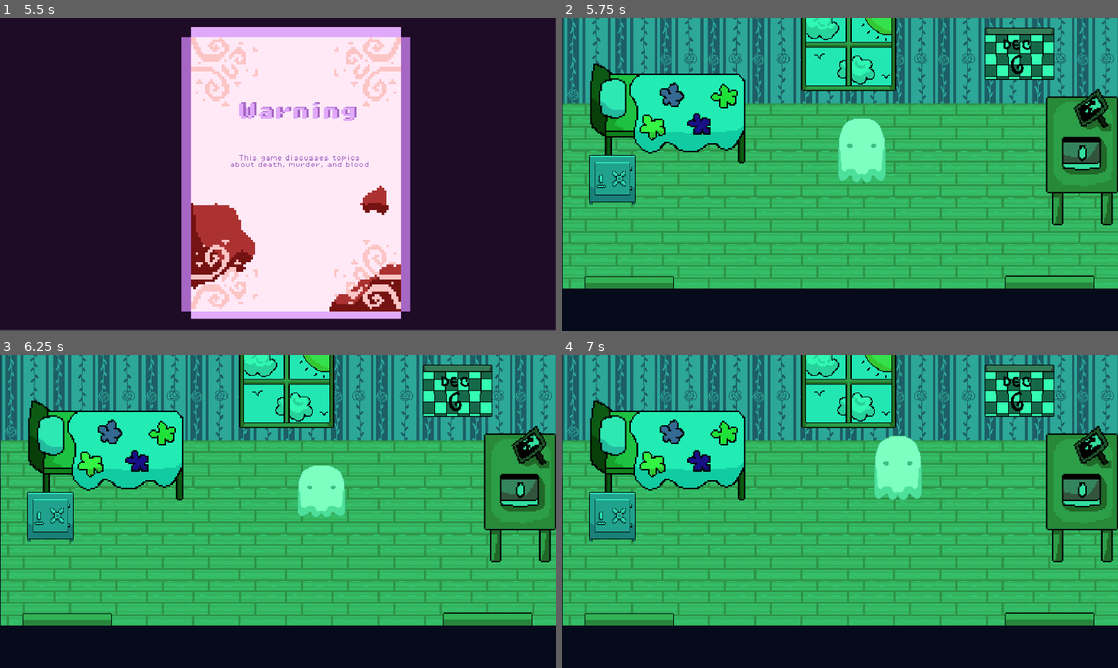
Above: before the commit, frames 1-4 (two rows, left to right).
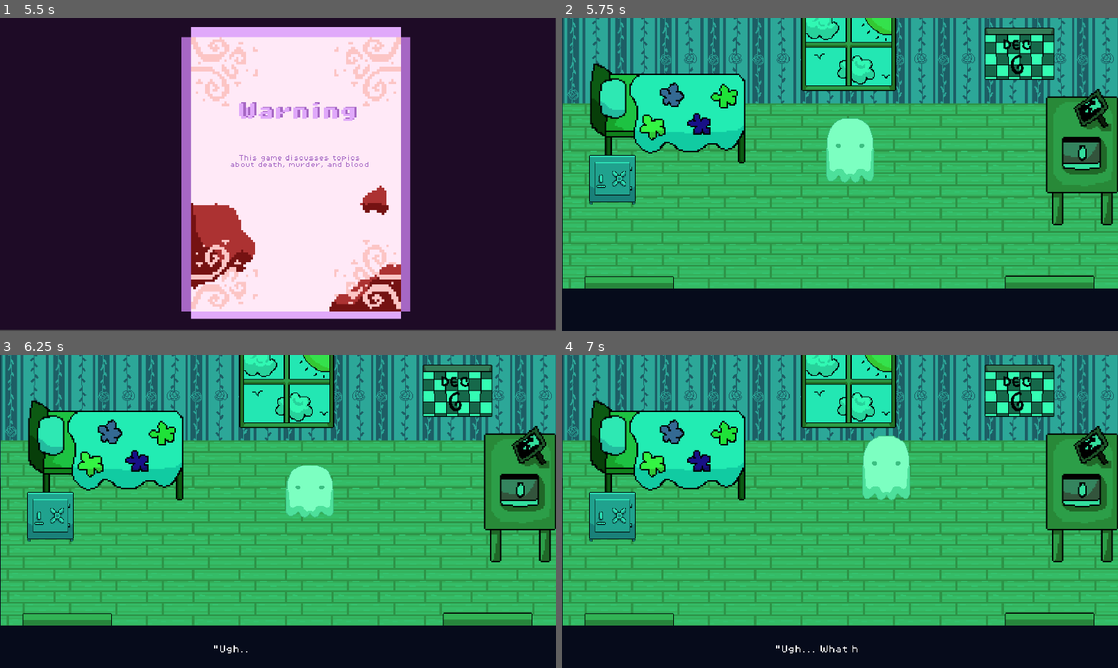
Above: after the commit, the same moments.

Repository: vishyyyyyyyyy/before-i-fade
Game: Godot game, scene res://scenes/menu.tscn
Same seed, same stepped clock (60 frames per second), same inputs: the game is played once before the commit and once after it. Sound files missing from this copy of the repository are replaced by a short silence.
Inputs (mouse positions are in pixels of both pictures, inside the frame that each line leads up to):
- Up to frame 1 (5.5 s): tap Enter at 0.5, 2, 3.5 s; move the mouse to (294, 208) at 0.52 s; hold Right (ui_right) 0.53-1.28 s; click (294, 208) at 0.67 s; tap Space at 1.25, 2.75, 4.25 s; move the mouse to (294, 243) at 1.27 s; hold Down (ui_down) 1.28-2.03 s; click (294, 243) at 1.42 s; move the mouse to (333, 105) at 2.02 s; hold Right (ui_right) 2.03-2.78 s; move the mouse to (250, 237) at 2.77 s; hold Up (ui_up) 2.78-3.53 s; click (250, 237) at 2.92 s; move the mouse to (444, 221) at 3.52 s; hold Left (ui_left) 3.53-5.03 s; move the mouse to (111, 127) at 4.27 s; move the mouse to (305, 174) at 5.02 s; hold Down (ui_down) from 5.03 s (still down); click (305, 174) at 5.17 s
- Up to frame 2 (5.75 s): keep holding Down (ui_down)
- Up to frame 3 (6.25 s): move the mouse to (194, 433) at 5.77 s; release Down (ui_down) at 5.78 s; hold Right (ui_right) from 5.78 s (still down)
- Up to frame 4 (7 s): move the mouse to (962, 495) at 6.52 s; release Right (ui_right) at 6.53 s; hold Up (ui_up) from 6.53 s (still down)

Frame 1 is identical in both runs. In frame 2, 1.1% of the frame differs, in the area x 47-59%, y 32-53%; in frame 3, 0.9%; in frame 4, 1.2%, in the area x 38-65%, y 25-96%.

Commit message:
bedroom to bathroom scene trigger

Diff:
--- a/scenes/bedroom.tscn
+++ b/scenes/bedroom.tscn
@@ -1,6 +1,7 @@
-[gd_scene load_steps=19 format=3 uid="uid://tosd2lbj70hu"]
+[gd_scene load_steps=26 format=3 uid="uid://tosd2lbj70hu"]
 
 [ext_resource type="Texture2D" uid="uid://bm6wrerb7anvl" path="res://assets/wallpaper.png" id="1_j7co6"]
+[ext_resource type="Script" uid="uid://sny0cu5i00sb" path="res://scripts/bedroom.gd" id="1_lj4hb"]
 [ext_resource type="Texture2D" uid="uid://wa64t1ak7lwx" path="res://assets/wood.png" id="2_08kss"]
 [ext_resource type="Texture2D" uid="uid://cum4c3gbr24je" path="res://assets/bed.png" id="3_5gvsb"]
 [ext_resource type="Texture2D" uid="uid://6q3uqgo3oetd" path="res://assets/desk.png" id="3_ammhk"]
@@ -8,7 +9,9 @@
 [ext_resource type="Texture2D" uid="uid://b74gfe8ws4dme" path="res://assets/safe.png" id="5_d74ih"]
 [ext_resource type="Texture2D" uid="uid://bc1laofox1p8p" path="res://assets/window.png" id="7_u3ncq"]
 [ext_resource type="Texture2D" uid="uid://b4gesyrmhk2fq" path="res://assets/calendar.png" id="8_ysy21"]
+[ext_resource type="FontFile" uid="uid://ypiro7g7gq5h" path="res://fonts/PixelOperator8.ttf" id="9_hdjrh"]
 [ext_resource type="PackedScene" uid="uid://ddnbl1leq11wi" path="res://scenes/blob_ghost_player.tscn" id="9_wx2xb"]
+[ext_resource type="Script" uid="uid://ch43gntrjf58v" path="res://scripts/scene_trigger.gd" id="11_lv7wv"]
 
 [sub_resource type="TileSetAtlasSource" id="TileSetAtlasSource_ysy21"]
 texture = ExtResource("1_j7co6")
@@ -41,7 +44,120 @@
 [sub_resource type="RectangleShape2D" id="RectangleShape2D_8gd2a"]
 size = Vector2(2309.25, 174.25)
 
+[sub_resource type="RectangleShape2D" id="RectangleShape2D_lj4hb"]
+size = Vector2(422, 144)
+
+[sub_resource type="Animation" id="Animation_lv7wv"]
+length = 0.001
+tracks/0/type = "value"
+tracks/0/imported = false
+tracks/0/enabled = true
+tracks/0/path = NodePath("../AnimationPlayer/Label:visible_ratio")
+tracks/0/interp = 1
+tracks/0/loop_wrap = true
+tracks/0/keys = {
+"times": PackedFloat32Array(0),
+"transitions": PackedFloat32Array(1),
+"update": 0,
+"values": [0.0]
+}
+tracks/1/type = "value"
+tracks/1/imported = false
+tracks/1/enabled = true
+tracks/1/path = NodePath("../AnimationPlayer/Label2:visible_ratio")
+tracks/1/interp = 1
+tracks/1/loop_wrap = true
+tracks/1/keys = {
+"times": PackedFloat32Array(0),
+"transitions": PackedFloat32Array(1),
+"update": 0,
+"values": [0.0]
+}
+tracks/2/type = "value"
+tracks/2/imported = false
+tracks/2/enabled = true
+tracks/2/path = NodePath("../AnimationPlayer/Label:visible")
+tracks/2/interp = 1
+tracks/2/loop_wrap = true
+tracks/2/keys = {
+"times": PackedFloat32Array(0),
+"transitions": PackedFloat32Array(1),
+"update": 1,
+"values": [false]
+}
+tracks/3/type = "value"
+tracks/3/imported = false
+tracks/3/enabled = true
+tracks/3/path = NodePath("../AnimationPlayer/Label2:visible")
+tracks/3/interp = 1
+tracks/3/loop_wrap = true
+tracks/3/keys = {
+"times": PackedFloat32Array(0),
+"transitions": PackedFloat32Array(1),
+"update": 1,
+"values": [true]
+}
+
+[sub_resource type="Animation" id="Animation_lj4hb"]
+resource_name = "type_text"
+length = 8.0
+tracks/0/type = "value"
+tracks/0/imported = false
+tracks/0/enabled = true
+tracks/0/path = NodePath("../AnimationPlayer/Label:visible_ratio")
+tracks/0/interp = 1
+tracks/0/loop_wrap = true
+tracks/0/keys = {
+"times": PackedFloat32Array(0, 2.04),
+"transitions": PackedFloat32Array(1, 1),
+"update": 0,
+"values": [0.0, 1.0]
+}
+tracks/1/type = "value"
+tracks/1/imported = false
+tracks/1/enabled = true
+tracks/1/path = NodePath("../AnimationPlayer/Label2:visible_ratio")
+tracks/1/interp = 1
+tracks/1/loop_wrap = true
+tracks/1/keys = {
+"times": PackedFloat32Array(2.93333, 6.96667),
+"transitions": PackedFloat32Array(1, 1),
+"update": 0,
+"values": [0.0, 1.0]
+}
+tracks/2/type = "value"
+tracks/2/imported = false
+tracks/2/enabled = true
+tracks/2/path = NodePath("../AnimationPlayer/Label:visible")
+tracks/2/interp = 1
+tracks/2/loop_wrap = true
+tracks/2/keys = {
+"times": PackedFloat32Array(0, 3),
+"transitions": PackedFloat32Array(1, 1),
+"update": 1,
+"values": [true, false]
+}
+tracks/3/type = "value"
+tracks/3/imported = false
+tracks/3/enabled = true
+tracks/3/path = NodePath("../AnimationPlayer/Label2:visible")
+tracks/3/interp = 1
+tracks/3/loop_wrap = true
+tracks/3/keys = {
+"times": PackedFloat32Array(2.96667, 8),
+"transitions": PackedFloat32Array(1, 1),
+"update": 1,
+"values": [true, false]
+}
+
+[sub_resource type="AnimationLibrary" id="AnimationLibrary_k5fq4"]
+_data = {
+&"RESET": SubResource("Animation_lv7wv"),
+&"type_text": SubResource("Animation_lj4hb")
+}
+
 [node name="Node2D" type="Node2D"]
+script = ExtResource("1_lj4hb")
 
 [node name="ColorRect" type="ColorRect" parent="."]
 offset_right = 2303.0
@@ -140,8 +256,84 @@
 position = Vector2(1165.38, 100.875)
 shape = SubResource("RectangleShape2D_8gd2a")
 
+[node name="SceneTrigger" type="Area2D" parent="."]
+position = Vector2(556, 1203)
+script = ExtResource("11_lv7wv")
+
+[node name="CollisionShape2D" type="CollisionShape2D" parent="SceneTrigger"]
+position = Vector2(1432, -162)
+shape = SubResource("RectangleShape2D_lj4hb")
+disabled = true
+
 [node name="CanvasLayer" type="CanvasLayer" parent="."]
 
+[node name="AnimationPlayer" type="AnimationPlayer" parent="CanvasLayer"]
+root_node = NodePath("../blobGhostPlayer")
+libraries = {
+&"": SubResource("AnimationLibrary_k5fq4")
+}
+autoplay = "type_text"
+
+[node name="Label" type="Label" parent="CanvasLayer/AnimationPlayer"]
+visible = false
+z_index = 1
+anchors_preset = 7
+anchor_left = 0.5
+anchor_top = 1.0
+anchor_right = 0.5
+anchor_bottom = 1.0
+offset_left = -272.0
+offset_top = -93.0
+offset_right = 272.0
+offset_bottom = -56.0
+grow_horizontal = 2
+grow_vertical = 0
+theme_override_fonts/font = ExtResource("9_hdjrh")
+theme_override_font_sizes/font_size = 32
+text = "\"Ugh... What happened?\""
+visible_characters = 0
+visible_ratio = 0.0
+
+[node name="Label2" type="Label" parent="CanvasLayer/AnimationPlayer"]
+anchors_preset = 7
+anchor_left = 0.5
+anchor_top = 1.0
+anchor_right = 0.5
+anchor_bottom = 1.0
+offset_left = -272.0
+offset_top = -93.0
+offset_right = 272.0
+offset_bottom = -56.0
+grow_horizontal = 2
+grow_vertical = 0
+theme_override_fonts/font = ExtResource("9_hdjrh")
+theme_override_font_sizes/font_size = 32
+text = "\"I need to go to the bathroom... My head hurts.\""
+visible_characters = 0
+visible_ratio = 0.0
+
+[node name="Label3" type="Label" parent="CanvasLayer"]
+visible = false
+anchors_preset = 7
+anchor_left = 0.5
+anchor_top = 1.0
+anchor_right = 0.5
+anchor_bottom = 1.0
+offset_left = -596.0
+offset_top = -93.0
+offset_right = 596.0
+offset_bottom = -56.0
+grow_horizontal = 2
+grow_vertical = 0
+theme_override_fonts/font = ExtResource("9_hdjrh")
+theme_override_font_sizes/font_size = 32
+text = "Enter the bathroom."
+horizontal_alignment = 1
+
 [node name="blobGhostPlayer" parent="CanvasLayer" instance=ExtResource("9_wx2xb")]
-position = Vector2(1257, 528)
+position = Vector2(1209, 528)
 scale = Vector2(3, 3)
+
+[connection signal="body_entered" from="SceneTrigger" to="." method="_on_scene_trigger_body_entered"]
+[connection signal="body_entered" from="SceneTrigger" to="SceneTrigger" method="_on_body_entered"]
+[connection signal="animation_finished" from="CanvasLayer/AnimationPlayer" to="." method="_on_animation_player_animation_finished"]
--- /dev/null
+++ b/scripts/bedroom.gd
@@ -0,0 +1,8 @@
+extends Node2D
+
+func _ready():
+	$SceneTrigger/CollisionShape2D.disabled =true
+	$CanvasLayer/AnimationPlayer.play("type_text")
+	await $CanvasLayer/AnimationPlayer.animation_finished
+	$CanvasLayer/Label3.visible=true
+	$SceneTrigger/CollisionShape2D.disabled = false
--- /dev/null
+++ b/scripts/scene_trigger.gd
@@ -0,0 +1,11 @@
+extends Area2D
+
+@export var choose: String = "res://scenes/choosechar.tscn"
+
+func _ready():
+	pass
+
+func _on_body_entered(body):
+	if body is CharacterBody2D:
+		get_tree().change_scene_to_file(choose)
+		print("player entered")
Not shown, added: scripts/bedroom.gd.uid
Not shown, added: scripts/scene_trigger.gd.uid
